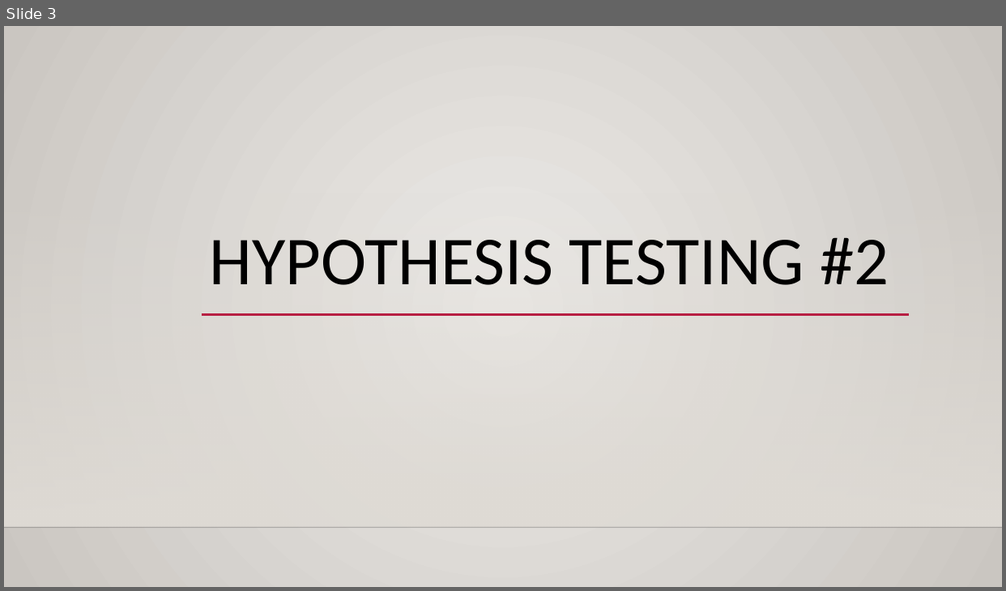
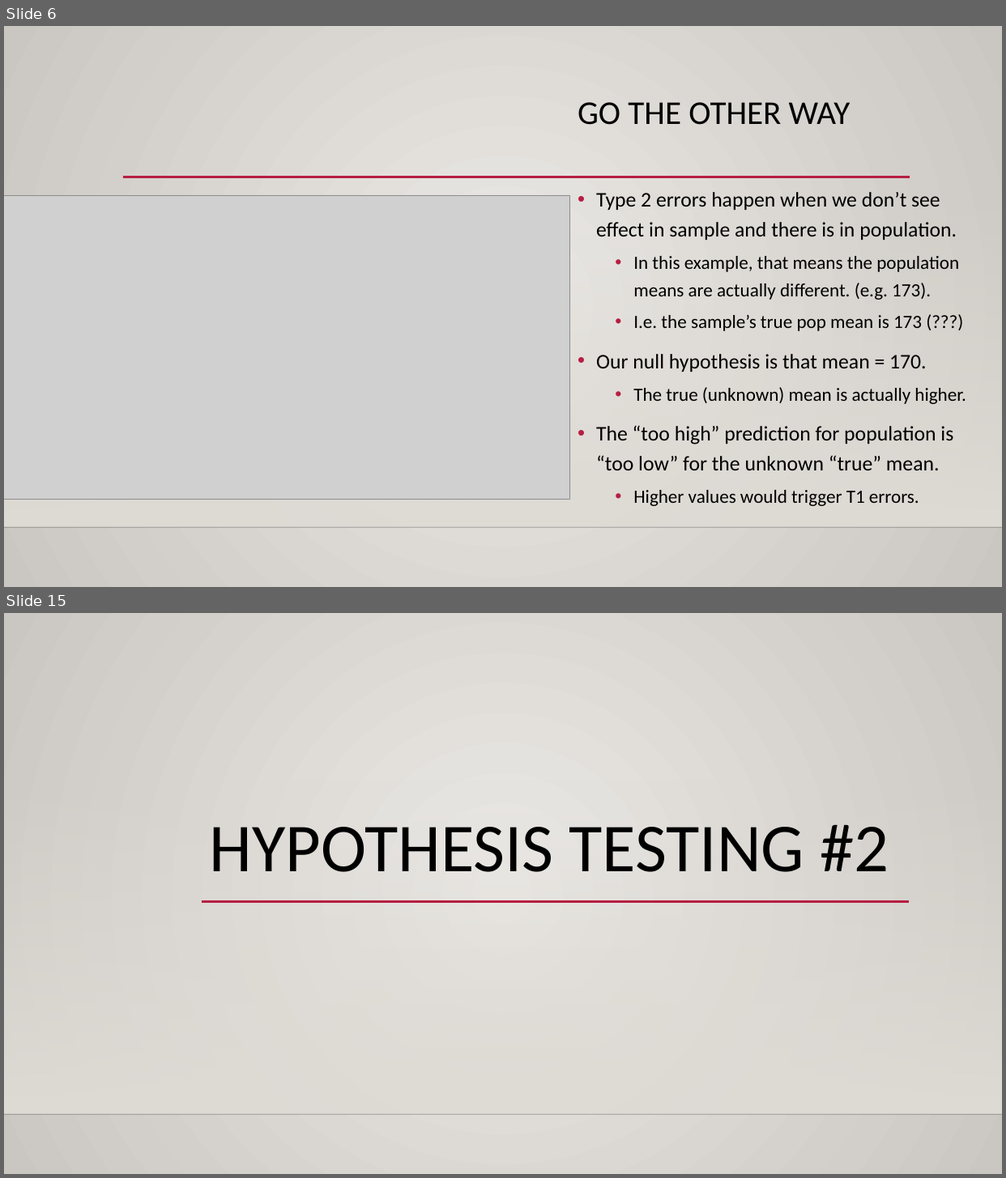
Before and after one commit to AkeemSemperDataScience/Basic_Stats_in_Python_Student_Repository, a slide deck: reference_material/slides/hyp_test_2_power.pptx. Shown one above the other, each under a label of ours: slide 3 before the commit, slides 6 and 15 after it; the slides between them are not shown. The pictures are 1006x591 and 1006x1178 pixels, drawn with LibreOffice and Linux fonts; fonts in the diff are those of the drawing; grey boxes stand for pictures; background and template pictures are left out. Boxes give left, top, right and bottom in pixels: in the first picture for what was removed or moved away, otherwise in the second. Text is boxed around its words. In the diff, an @@ line names an element or a change of style, - is before the commit and + after.

```diff
--- a/reference_material/slides/hyp_test_2_power.pptx
+++ b/reference_material/slides/hyp_test_2_power.pptx
@@ slide 6 added at [4, 26, 1002, 587], background gradient #ECEAE7 to #CAC7C1; not listed: 2 template elements that a slide beside it also shows @@
@@ title added at [577, 102, 850, 125], 32 pt, text #000000 @@
+GO THE OTHER WAY
@@ line added from (123, 177) to (910, 177), #B71E42 2.5 pt @@
@@ text added at [596, 192, 965, 506], 18 pt, text #000000 @@
+• Type 2 errors happen when we don’t see effect in sample and there is in population.
+  • In this example, that means the population means are actually different. (e.g. 173).
+  • I.e. the sample’s true pop mean is 173 (???)
+• Our null hypothesis is that mean = 170.
+  • The true (unknown) mean is actually higher.
+• The “too high” prediction for population is “too low” for the unknown “true” mean.
+  • Higher values would trigger T1 errors.
@@ picture added at [4, 196, 570, 500] @@
@@ what was slide 3 is now slide 15 @@
```
Also in this commit, not shown: 1 slide changed, 11 other slides added, 3 other files.
